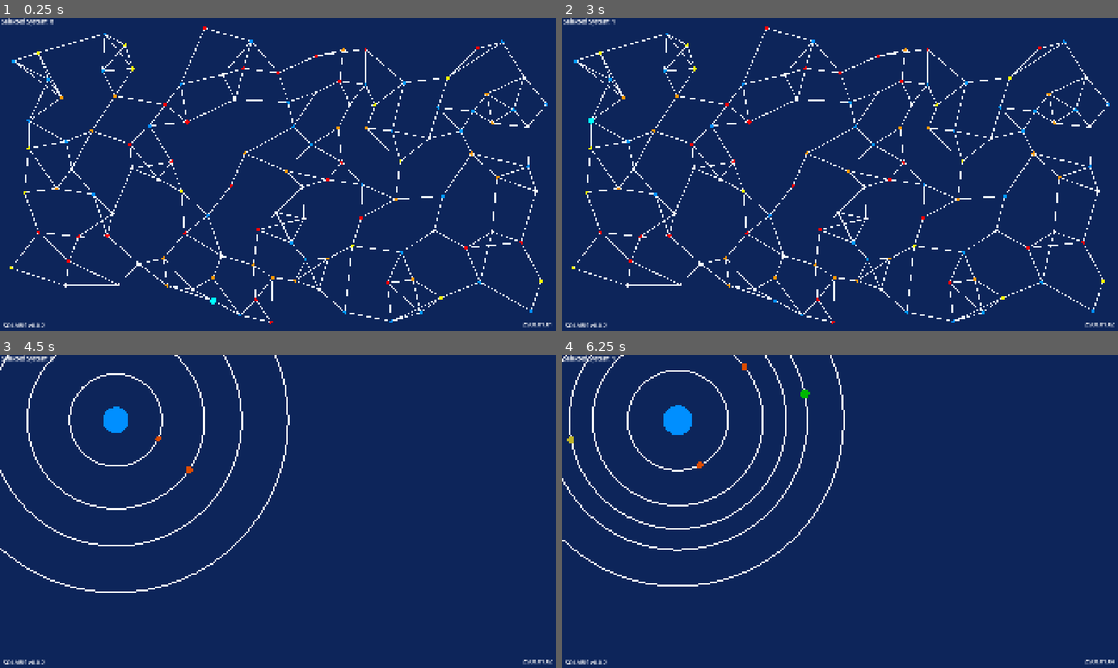
Above: before the commit, frames 1-4 (two rows, left to right).
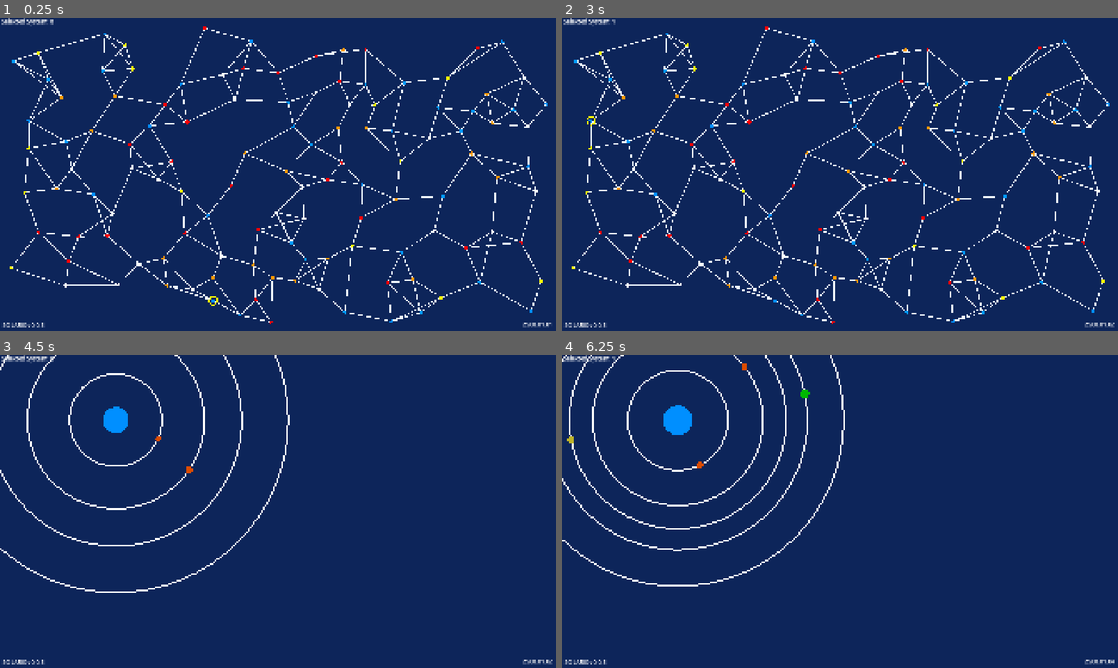
Above: after the commit, the same moments.

Repository: wrxme/Solaris
Game: Godot game, scene res://assets/scenes/game.tscn
Two runs of this game, one before a commit and one after it. Both use one fixed random seed, a clock stepped at 60 frames per second and the inputs below.
Inputs:
- Up to frame 1 (0.25 s): no input
- Up to frame 2 (3 s): tap Enter (enter) at 0.5, 1.55, 2, 2.85 s; hold Right (right) 0.53-1.28 s; hold Enter (enter) 0.53-1.28 s; tap Space (pause) at 1.25, 2.75 s; hold Left (left) 1.28-2.03 s; tap R (Refresh) at 1.35 s; hold Enter (enter) 2.03-2.78 s; hold Right (right) from 2.03 s (still down)
- Up to frame 3 (4.5 s): tap Enter (enter) at 3.5, 3.8, 4.35 s; release Right (right) at 3.53 s; hold R (Refresh) 3.53-4.28 s; hold Left (left) from 3.53 s (still down); tap Space (pause) at 4.25 s
- Up to frame 4 (6.25 s): hold Enter (enter) 5.03-5.78 s; release Left (left) at 5.78 s; hold Right (right) from 5.78 s (still down); tap R (Refresh) at 5.85 s; tap Enter (enter) at 6.05 s

The runs differ from the first frame. In frame 1, 0.1% of the frame differs, in the area x 0-40%, y 88-99%; in frame 2, 0.1%; in frame 3, less than 0.1%; in frame 4, less than 0.1%.

Commit message:
Created RenderManager
RenderManager handles all of the game rendering. It's not super independent at the moment. It reads everything inside the GameManager to function. Will have to decouple later

Diff:
--- a/assets/scenes/game.tscn
+++ b/assets/scenes/game.tscn
@@ -50,12 +50,12 @@
 
 [node name="Version" type="Label" parent="UI"]
 layout_mode = 0
-offset_left = 11.0
-offset_top = 1047.0
-offset_right = 153.0
-offset_bottom = 1075.0
+offset_left = 9.0
+offset_top = 1046.0
+offset_right = 151.0
+offset_bottom = 1074.0
 theme_override_font_sizes/font_size = 20
-text = "SOLARIS v0.0.2"
+text = "SOLARIS v0.0.3"
 
 [node name="Time" type="Label" parent="UI"]
 layout_mode = 0
--- a/scripts/gameplay_managers/game_manager.gd
+++ b/scripts/gameplay_managers/game_manager.gd
@@ -10,6 +10,7 @@
 var galaxy : Galaxy
 var game_timer : GameTimer
 var input : InputManager
+var render : RenderManager
 
 var use_star_color : bool = true
 var is_paused : bool = true
@@ -55,34 +56,8 @@
 	galaxy = Galaxy.new(galaxy_generation_settings)
 	add_child(galaxy)
 
-# draw all of the graphics
-# called by queue_redraw()
-func _draw() -> void:
-	if galaxy_view:
-		for c in galaxy.connections:
-			draw_line(c[0].position,c[1].position,galaxy_generation_settings.link_color,galaxy_generation_settings.link_width)
-		for s in galaxy.systems:
-			if s.id == focus:
-				draw_circle(s.position,galaxy_generation_settings.star_radius + 5,Color.AQUA,true)
-			else:
-				if use_star_color:
-					draw_circle(s.position,galaxy_generation_settings.star_radius,s.star.color,true)
-				else:
-					draw_circle(s.position,galaxy_generation_settings.star_radius,galaxy_generation_settings.star_color,true)
-	else:
-		var screen_size = Vector2(DisplayServer.screen_get_size())
-		for world in galaxy.systems[focus].worlds:
-			draw_circle(screen_size / 2.0, world.distance_from_center, Color.WHITE, false)
-
-			var pos = world.position + (screen_size / 2.0)
-			draw_circle(pos,world.size,world.color,true)
-
-			for moon in world.worlds:
-				var mpos = moon.position + world.position + (screen_size / 2.0)
-				draw_circle(mpos,moon.size,moon.color,true)
-
-func _process(_delta: float) -> void:
-	queue_redraw()
+	render = RenderManager.new(self)
+	add_child(render)
 
 func on_pause_pressed() -> void:
 	is_paused = !is_paused
--- /dev/null
+++ b/scripts/gameplay_managers/render_manager.gd
@@ -0,0 +1,33 @@
+extends Node2D
+class_name RenderManager
+
+var game : GameManager
+
+func _init(_game : GameManager) -> void:
+	game = _game
+
+func _draw() -> void:
+	if game.galaxy_view:
+		for c in game.galaxy.connections:
+			draw_line(c[0].position,c[1].position,game.galaxy_generation_settings.link_color,game.galaxy_generation_settings.link_width)
+		for s in game.galaxy.systems:
+			if s.id == game.focus:
+				draw_circle(s.position,game.galaxy_generation_settings.star_radius + 8,Color.YELLOW,false,5)
+			if game.use_star_color:
+				draw_circle(s.position,game.galaxy_generation_settings.star_radius,s.star.color,true)
+			else:
+				draw_circle(s.position,game.galaxy_generation_settings.star_radius,game.galaxy_generation_settings.star_color,true)
+	else:
+		var screen_size = Vector2(DisplayServer.screen_get_size())
+		for world in game.galaxy.systems[game.focus].worlds:
+			draw_circle(screen_size / 2.0, world.distance_from_center, Color.WHITE, false)
+
+			var pos = world.position + (screen_size / 2.0)
+			draw_circle(pos,world.size,world.color,true)
+
+			for moon in world.worlds:
+				var mpos = moon.position + world.position + (screen_size / 2.0)
+				draw_circle(mpos,moon.size,moon.color,true)
+
+func _process(_delta: float) -> void:
+	queue_redraw()
Not shown, added: scripts/gameplay_managers/render_manager.gd.uid
Not shown, changed: .gitignore
